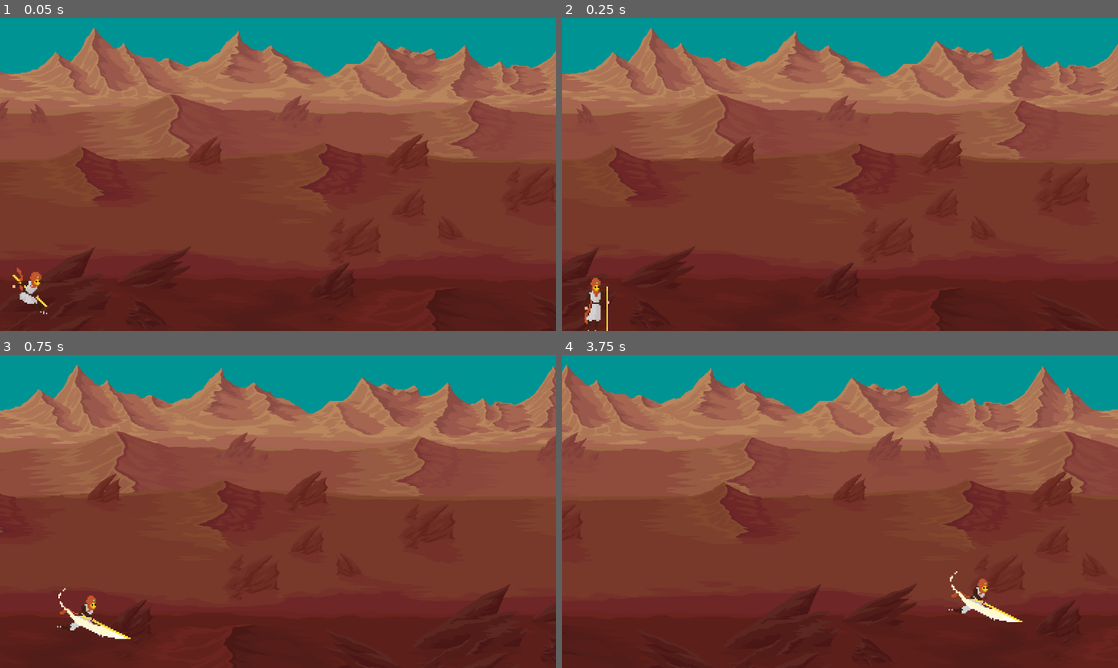
Above: before the commit, frames 1-4 (two rows, left to right).
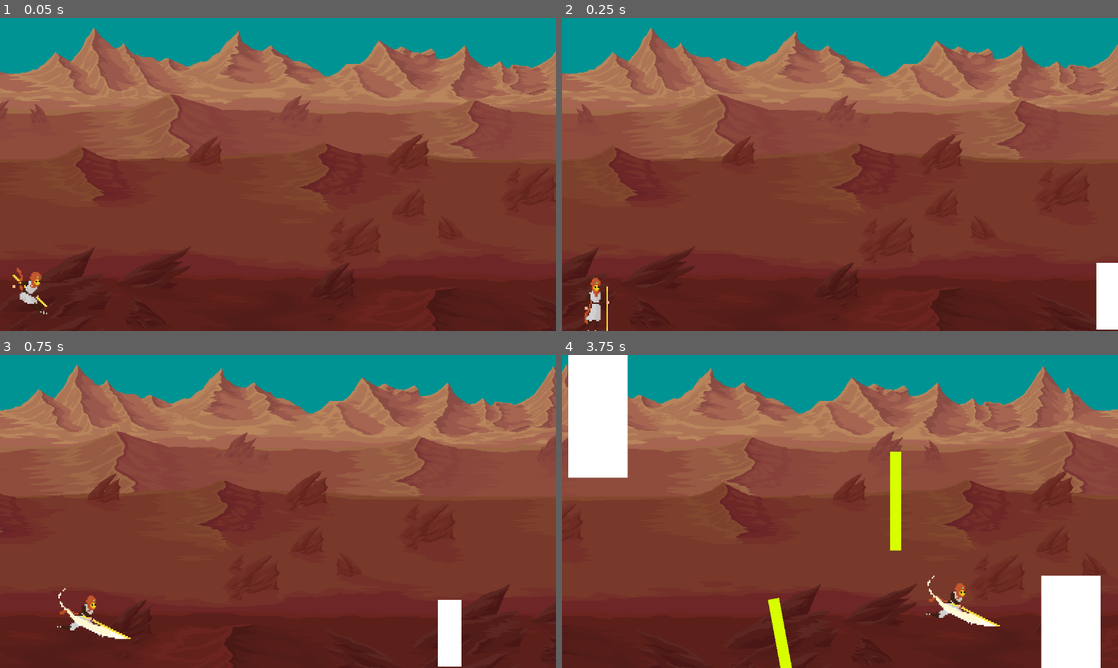
Above: after the commit, the same moments.

Repository: Micah-Bayley/GP1-final-2026
Game: Godot game, scene res://scenes/game_scene.tscn
The game is run twice, just before and just after one commit, with the same random seed, the same clock (stepped at 60 frames per second) and the same inputs. This scene is started directly instead of the project's main scene.
Inputs (mouse positions are in pixels of both pictures, inside the frame that each line leads up to):
- Up to frame 1 (0.05 s): no input
- Up to frame 2 (0.25 s): no input
- Up to frame 3 (0.75 s): move the mouse to (400, 495) at 0.52 s; hold D (right) from 0.53 s (still down); click (400, 495) at 0.6 s
- Up to frame 4 (3.75 s): tap W (jump) at 0.77, 1.52, 3.02 s; move the mouse to (728, 527) at 1.27 s; click (728, 527) at 1.35 s; move the mouse to (895, 442) at 2.02 s; release D (right) at 2.03 s; hold A (left) 2.03-2.78 s; click (895, 442) at 2.1 s; move the mouse to (812, 574) at 2.77 s; hold D (right) from 2.78 s (still down); click (812, 574) at 2.85 s; move the mouse to (1006, 558) at 3.52 s; click (1006, 558) at 3.6 s

Frame 1 is identical in both runs. In frame 2, 0.9% of the frame differs, in the area x 96-100%, y 78-100%; in frame 3, 0.9%; in frame 4, 9.6%, in the area x 1-97%, y 0-100%.

Commit message:
Fixed broken game_scene

Diff:
--- a/project.godot
+++ b/project.godot
@@ -11,7 +11,7 @@
 [application]
 
 config/name="Desert Run"
-run/main_scene="uid://cb2if41c0silj"
+run/main_scene="uid://ocdpd482iv1r"
 config/features=PackedStringArray("4.6", "Forward Plus")
 config/icon="res://icon.svg"
 "<<<<<<<HEAD[input]jump"={
--- a/scenes/game_scene.tscn
+++ b/scenes/game_scene.tscn
@@ -6,12 +6,48 @@
 [ext_resource type="Texture2D" uid="uid://qvmfyp55fyek" path="res://assets/background/rocky-nowater-mid.png" id="3_rurhu"]
 [ext_resource type="Texture2D" uid="uid://ds4mlnsi1dxem" path="res://assets/background/rocky-nowater-close.png" id="4_kk2rg"]
 [ext_resource type="PackedScene" uid="uid://be8qbmt0fe144" path="res://scenes/player.tscn" id="6_rgj8m"]
-[ext_resource type="Script" path="res://scenes/spawn_manager.gd" id="7_kk2rg"]
+[ext_resource type="Script" uid="uid://yqsmkbqn1h6s" path="res://scripts/spawn_manager.gd" id="7_kk2rg"]
+[ext_resource type="Script" path="res://scripts/terrain_data.gd" id="8_b5spy"]
+[ext_resource type="PackedScene" uid="uid://crkfeetak1wn0" path="res://scenes/terrain/ground_mid.tscn" id="9_utbpp"]
+[ext_resource type="PackedScene" uid="uid://ckpk2nraeh6pc" path="res://scenes/terrain/ground_short.tscn" id="10_mw25s"]
+[ext_resource type="PackedScene" uid="uid://6u1lfokfmi0" path="res://scenes/terrain/ground_tall.tscn" id="11_tcjrq"]
+[ext_resource type="PackedScene" path="res://scenes/laser.tscn" id="12_rvs2r"]
 
 [sub_resource type="WorldBoundaryShape2D" id="WorldBoundaryShape2D_rgj8m"]
 
 [sub_resource type="WorldBoundaryShape2D" id="WorldBoundaryShape2D_2fmhe"]
 normal = Vector2(-1, 0)
+
+[sub_resource type="Resource" id="Resource_utbpp"]
+script = ExtResource("8_b5spy")
+scene = ExtResource("9_utbpp")
+metadata/_custom_type_script = "uid://brbgkwbcfvo7p"
+
+[sub_resource type="Resource" id="Resource_tcjrq"]
+script = ExtResource("8_b5spy")
+scene = ExtResource("10_mw25s")
+y_offset = 80.0
+metadata/_custom_type_script = "uid://brbgkwbcfvo7p"
+
+[sub_resource type="Resource" id="Resource_rvs2r"]
+script = ExtResource("8_b5spy")
+scene = ExtResource("11_tcjrq")
+allowed_lanes = Array[int]([0, 1, 2])
+y_offset = -50.0
+metadata/_custom_type_script = "uid://brbgkwbcfvo7p"
+
+[sub_resource type="Resource" id="Resource_tqxxy"]
+script = ExtResource("8_b5spy")
+scene = ExtResource("12_rvs2r")
+random_rotation = 90.0
+metadata/_custom_type_script = "uid://brbgkwbcfvo7p"
+
+[sub_resource type="Resource" id="Resource_5ay1a"]
+script = ExtResource("8_b5spy")
+scene = ExtResource("12_rvs2r")
+allowed_lanes = Array[int]([1, 2])
+y_offset = 300.0
+metadata/_custom_type_script = "uid://brbgkwbcfvo7p"
 
 [node name="GameScene" type="Node2D" unique_id=869946366]
 
@@ -87,6 +123,11 @@
 
 [node name="Spawner" type="Node2D" parent="." unique_id=1627623242]
 script = ExtResource("7_kk2rg")
+terrain_types = Array[ExtResource("8_b5spy")]([SubResource("Resource_utbpp"), SubResource("Resource_tcjrq"), SubResource("Resource_rvs2r"), SubResource("Resource_tqxxy"), SubResource("Resource_5ay1a")])
+lanes = [507.0, 100.0, -100.0, -300.0]
+scroll_speed = 400.0
+min_gap = 150.0
+max_gap = 300.0
 
 [node name="SpawnPoint" type="Node2D" parent="Spawner" unique_id=1356806767]
 position = Vector2(1188, 652)
Binary file changed: Localization/translation.en.translation
Binary file changed: Localization/translation.fr.translation
Not shown, removed: scenes/game_scene.tscn2324199743.tmp
Not shown, removed: scenes/game_scene.tscn3021545733.tmp
